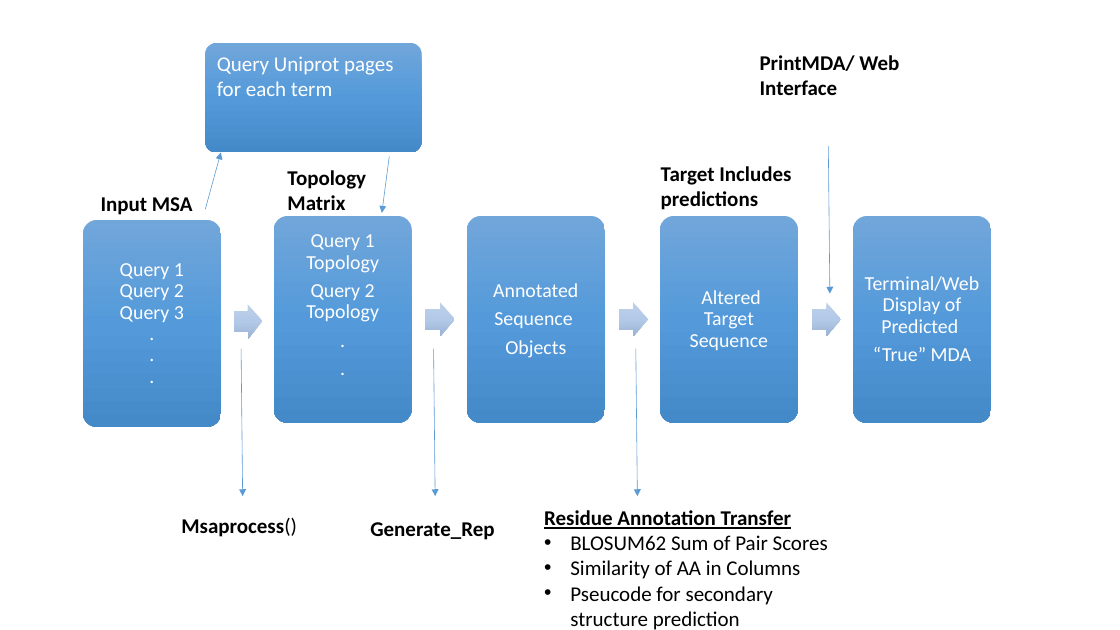
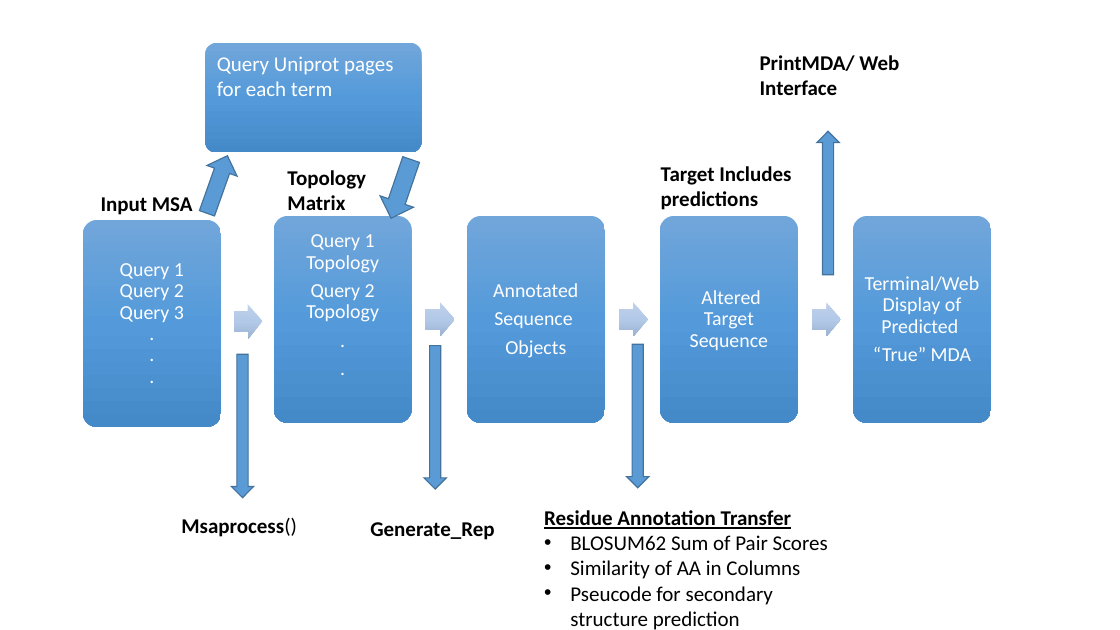
Before and after one commit to Sharabesh/MDA, a slide deck: slide 1 of Presentation/PresentationImage.pptx. Drawn at 1120x630 pixels with LibreOffice and Linux fonts; fonts in the diff are those of the drawing. Boxes give left, top, right and bottom in pixels: in the first picture for what was removed or moved away, otherwise in the second. Text is boxed around its words. In the diff, an @@ line names an element or a change of style, - is before the commit and + after.

Commit message:
Added more presentation image edits

```diff
--- a/Presentation/PresentationImage.pptx
+++ b/Presentation/PresentationImage.pptx
@@ right arrow added at bbox=[817, 131, 839, 275], fill #5B9BD5, outline #43739E 1 pt @@
@@ arrow removed from (828, 146) to (830, 294) @@
@@ right arrow added at bbox=[192, 151, 242, 219], fill #5B9BD5, outline #43739E 1 pt @@
@@ arrow removed from (205, 209) to (221, 152) @@
@@ right arrow added at bbox=[375, 154, 428, 224], fill #5B9BD5, outline #43739E 1 pt @@
@@ arrow removed from (389, 156) to (382, 213) @@
@@ right arrow added at bbox=[231, 355, 254, 498], fill #5B9BD5, outline #43739E 1 pt @@
@@ arrow removed from (241, 349) to (243, 497) @@
@@ right arrow added at bbox=[424, 346, 447, 490], fill #5B9BD5, outline #43739E 1 pt @@
@@ arrow removed from (434, 349) to (435, 497) @@
@@ right arrow added at bbox=[627, 344, 649, 488], fill #5B9BD5, outline #43739E 1 pt @@
@@ arrow removed from (636, 349) to (638, 497) @@
```
Also in this commit, not shown: 2 other files.
